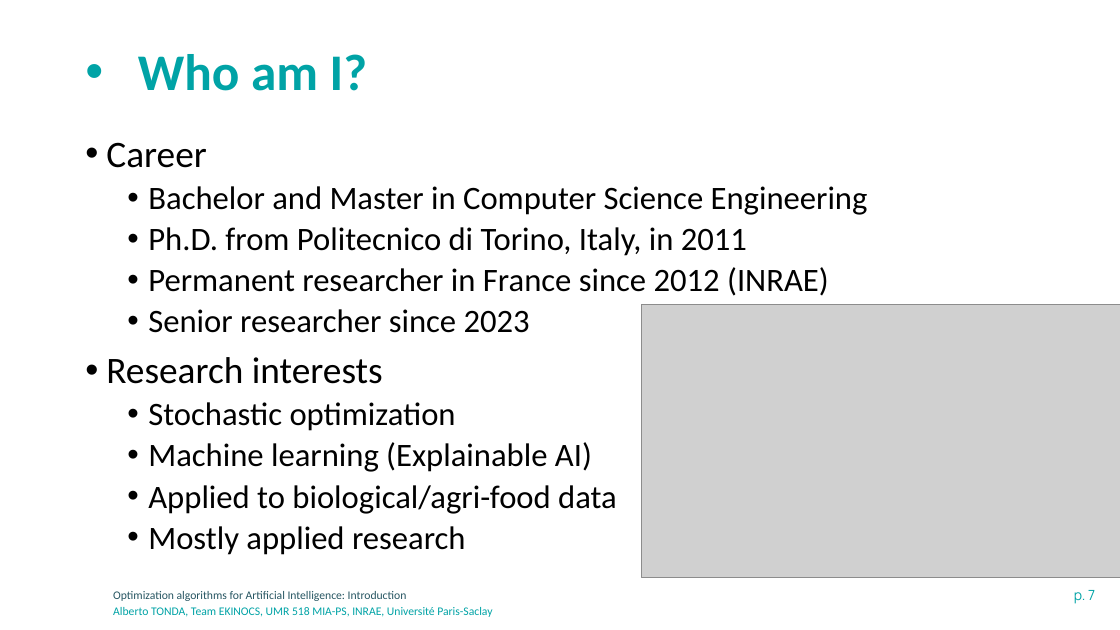
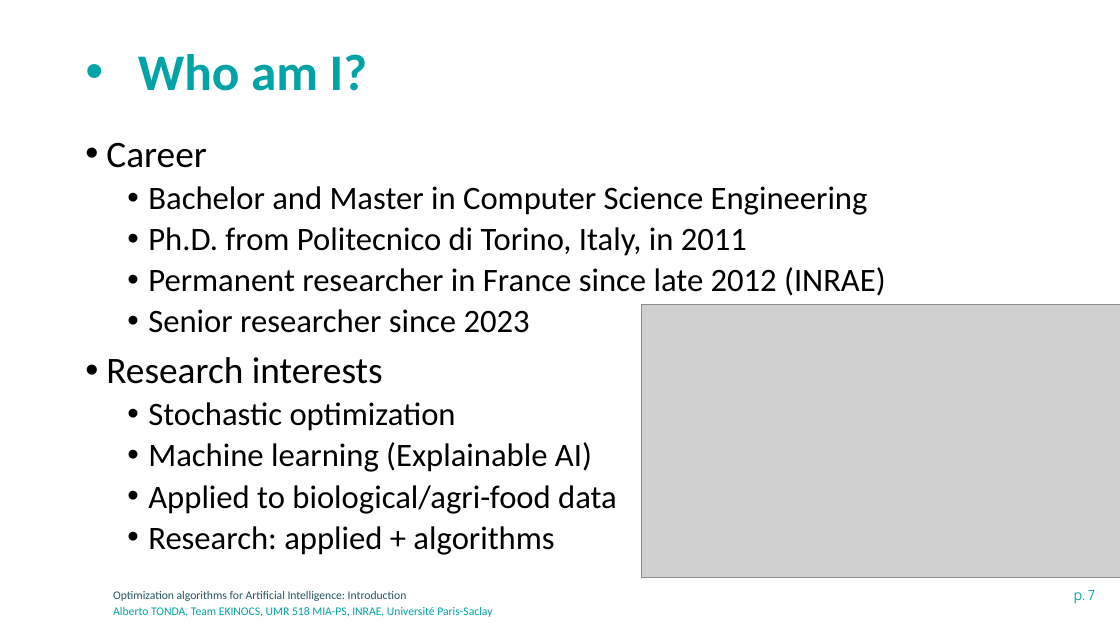
Before and after one commit to albertotonda/teaching, a slide deck: slide 7 of optimization-methods-for-artificial-intelligence/introduction.pptx. Drawn at 1120x630 pixels with LibreOffice and Linux fonts; fonts in the diff are those of the drawing; grey boxes stand for pictures; background and template pictures are left out. Boxes give left, top, right and bottom in pixels: in the first picture for what was removed or moved away, otherwise in the second. Text is boxed around its words. In the diff, an @@ line names an element or a change of style, - is before the commit and + after.

```diff
--- a/optimization-methods-for-artificial-intelligence/introduction.pptx
+++ b/optimization-methods-for-artificial-intelligence/introduction.pptx
@@ text at bbox=[148, 267, 886, 296]: text changed @@
-  • Permanent researcher in France since 2012 (INRAE)
+  • Permanent researcher in France since late 2012 (INRAE)
@@ text at bbox=[148, 526, 554, 555]: text changed @@
-  • Mostly applied research
+  • Research: applied + algorithms
```
Also in this commit, not shown: 8 other slides changed, 2 slides added, 4 other files.
